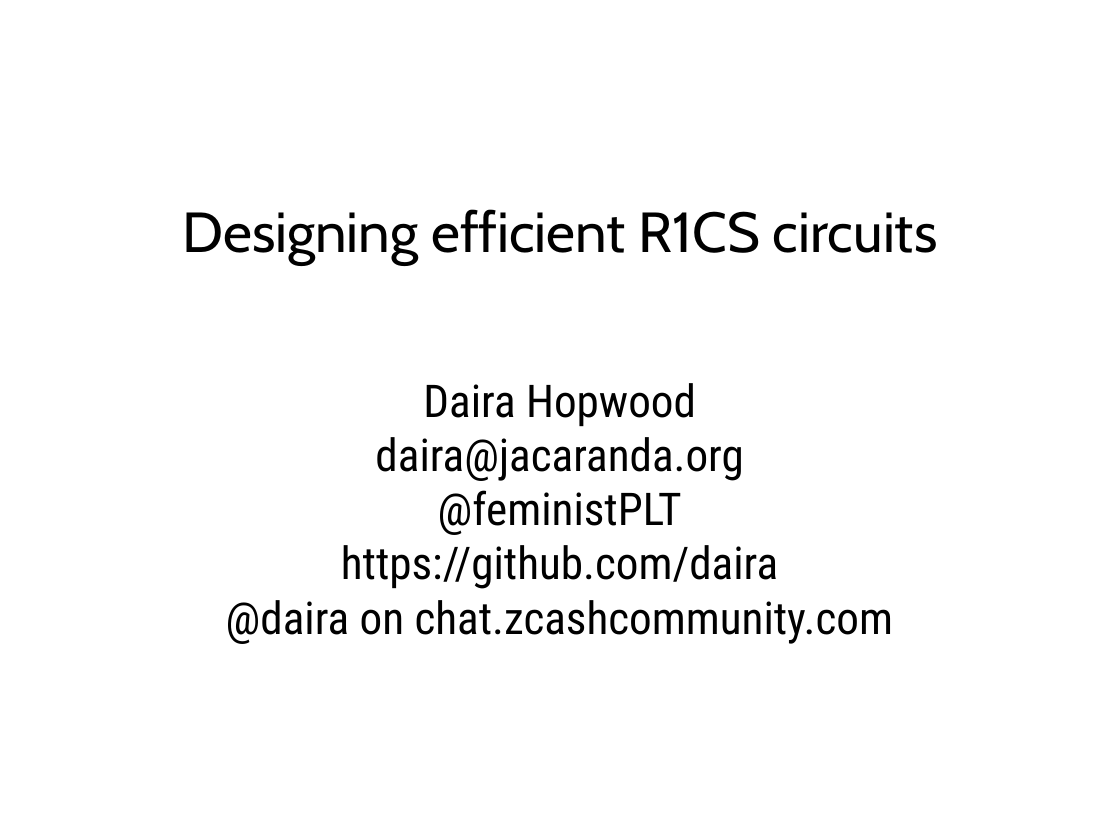
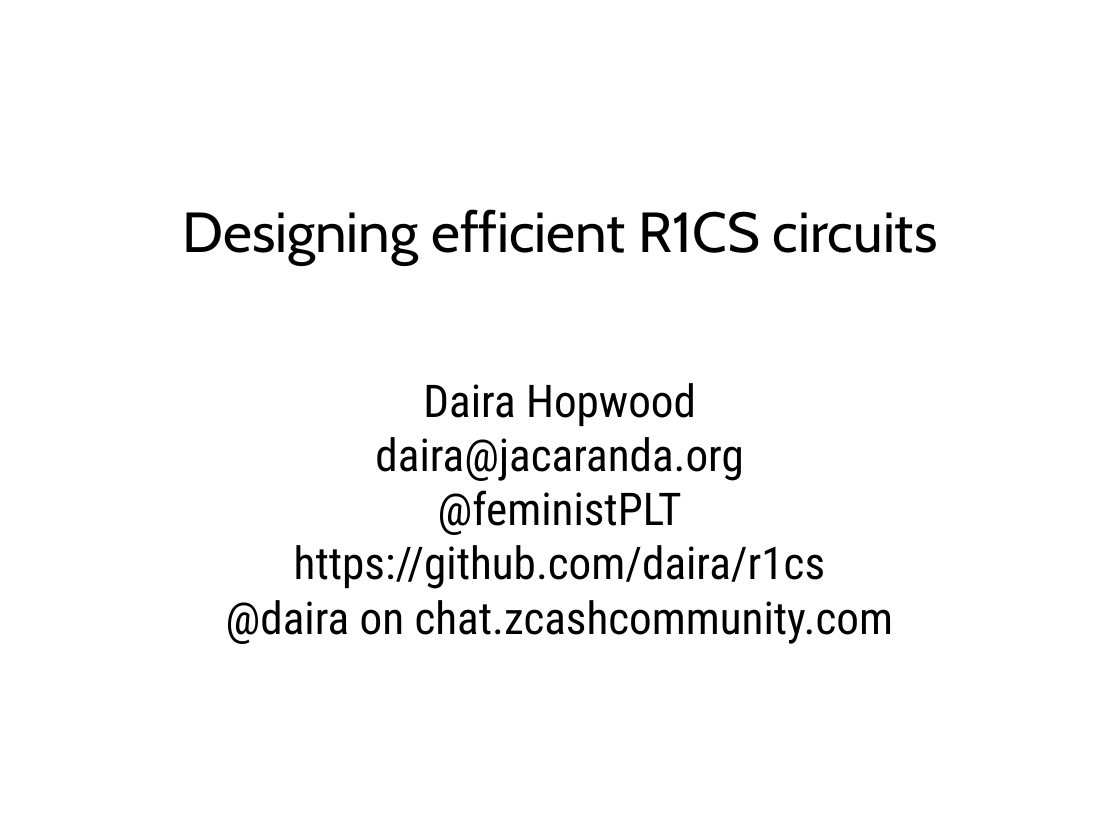
Before and after one commit to daira/r1cs, a slide deck: slide 1 of zkproofs.odp. Drawn at 1120x840 pixels with LibreOffice and Linux fonts; fonts in the diff are those of the drawing. Boxes give left, top, right and bottom in pixels: in the first picture for what was removed or moved away, otherwise in the second. Text is boxed around its words. In the diff, an @@ line names an element or a change of style, - is before the commit and + after.

```diff
--- a/zkproofs.odp
+++ b/zkproofs.odp
@@ subtitle at box(294, 545, 825, 589): text changed @@
-https://github.com/daira
+https://github.com/daira/r1cs
```
Also in this commit, not shown: 1 other file.
